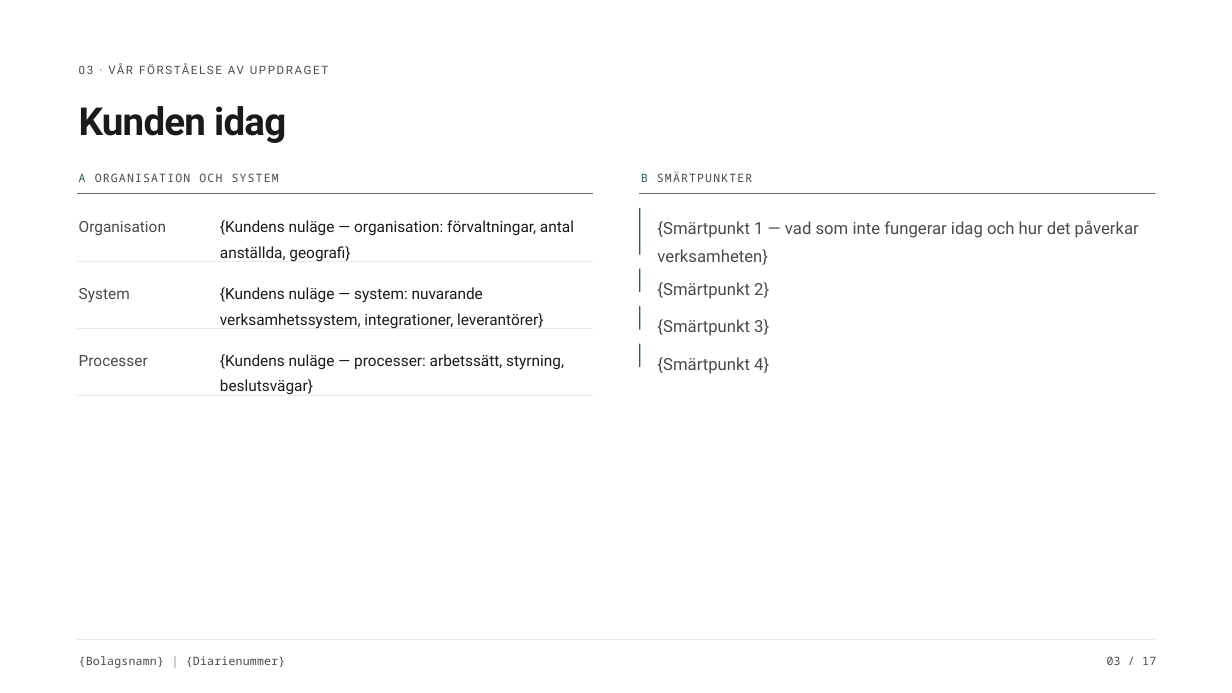
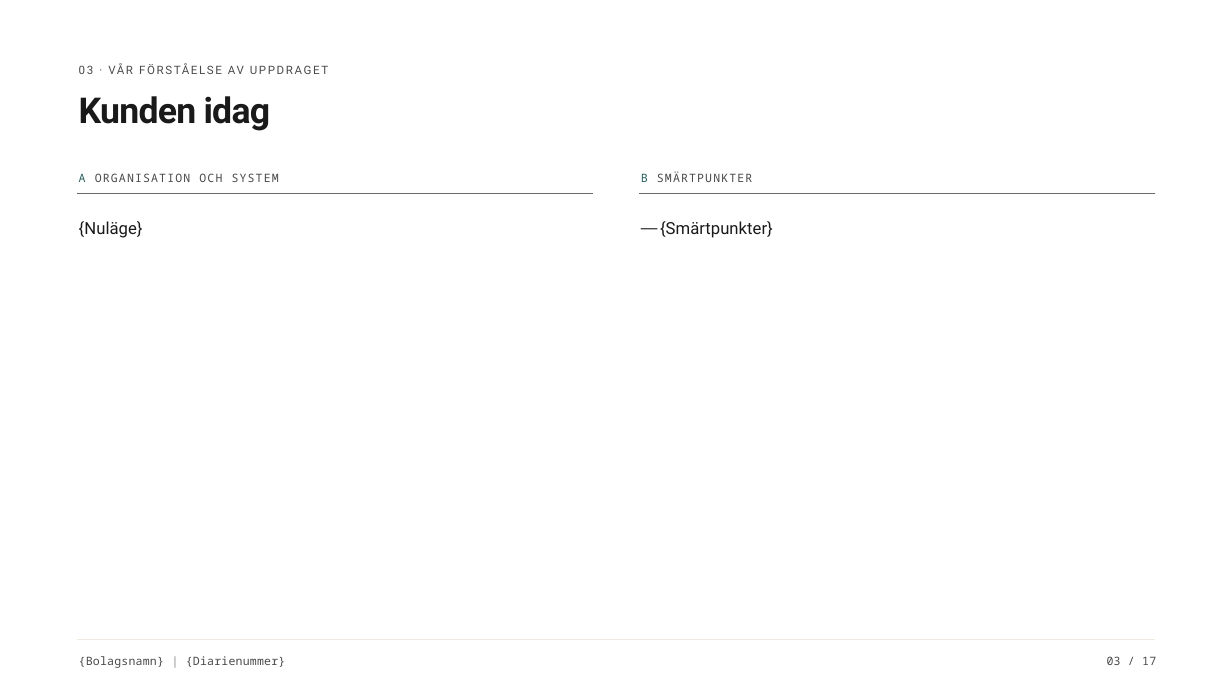
Before and after one commit to DaVincisfather/bidsmith, a slide deck: slide 3 of templates/anbudsmall-v2.pptx. Drawn at 1232x693 pixels with LibreOffice and Linux fonts; fonts in the diff are those of the drawing. Boxes give left, top, right and bottom in pixels: in the first picture for what was removed or moved away, otherwise in the second. Text is boxed around its words. In the diff, an @@ line names an element or a change of style, - is before the commit and + after.

```diff
--- a/templates/anbudsmall-v2.pptx
+++ b/templates/anbudsmall-v2.pptx
@@ text "Kunden idag" at (79, 96, 271, 131): size 45 to 41.6 pt; line spacing 1.05 to 0.85 @@
@@ rectangle removed at (639, 208, 641, 255) @@
@@ text at (79, 221, 143, 238): text changed; size 18 to 19.5 pt @@
-{Kundens nuläge — organisation: förvaltningar, antal anställda, geografi}
+{Nuläge}
@@ text removed at (79, 221, 166, 235) @@
-Organisation
@@ text removed at (657, 221, 1139, 265) @@
-{Smärtpunkt 1 — vad som inte fungerar idag och hur det påverkar verksamheten}
@@ text added at (660, 221, 773, 238), 19.5 pt, text #1A1A1A @@
+— {Smärtpunkter}
@@ rectangle removed at (77, 261, 593, 262) @@
@@ rectangle removed at (639, 269, 641, 292) @@
@@ text removed at (79, 288, 130, 303) @@
-System
@@ text removed at (220, 287, 543, 329) @@
-{Kundens nuläge — system: nuvarande verksamhetssystem, integrationer, leverantörer}
@@ text removed at (657, 282, 769, 299) @@
-{Smärtpunkt 2}
@@ rectangle removed at (77, 328, 593, 329) @@
@@ rectangle removed at (639, 306, 641, 330) @@
@@ text removed at (657, 319, 769, 336) @@
-{Smärtpunkt 3}
@@ text removed at (79, 355, 148, 366) @@
-Processer
@@ text removed at (220, 354, 564, 395) @@
-{Kundens nuläge — processer: arbetssätt, styrning, beslutsvägar}
@@ rectangle removed at (639, 344, 641, 367) @@
@@ text removed at (657, 357, 769, 374) @@
-{Smärtpunkt 4}
@@ rectangle removed at (77, 395, 593, 395) @@
```
Also in this commit, not shown: 16 other slides changed, 5 other files.
